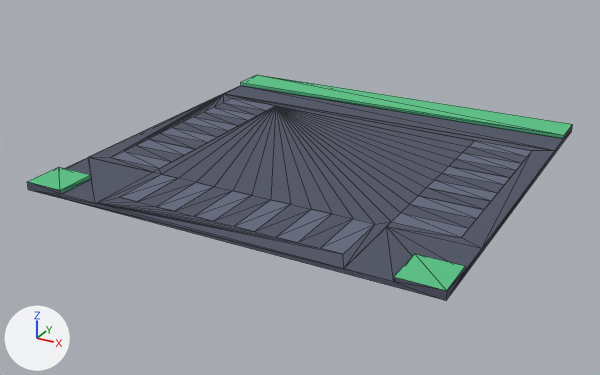
An edit to the glTF model kenney/city-kit-roads/road-intersection-path.glb, drawn before and after from the same camera.
One viewpoint serves both versions: a camera (50 mm lens) standing at (0.882, -1.726, 0.768) and looking at (-0.036, -0.058, -0.066). The lights are fixed; the arrows at lower left show +X, +Y and +Z. The older version comes first. Mesh edges are drawn as thin lines. Vertices at exactly the same position are counted once.

Script lines for the objects in view, before the commit:
```python
me_road_intersection_path = bpy.data.meshes.new('road-intersection-path')
me_road_intersection_path.from_pydata(...)  # 149 vertices, 204 faces; spans x -0.5..0.5, y -0.5..0.5, z 0.0..0.02
me_road_intersection_path.materials.append(mat_colormap)
ob_road_intersection_path = bpy.data.objects.new('road-intersection-path', me_road_intersection_path)
ob_road_intersection_path.location = (0.0, 0.0, 0.0)
```
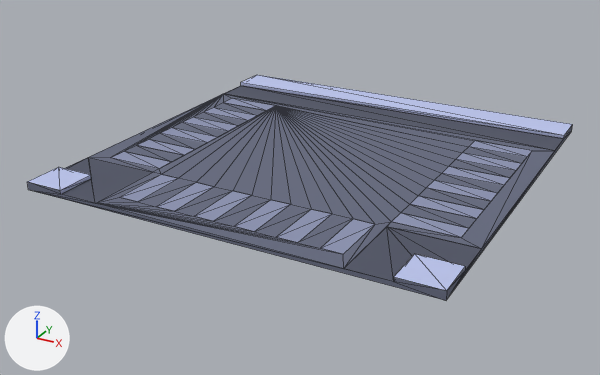
The change, as JSON lines over the scene's bpy script:
```json
{"block": "me_road_intersection_path", "where": "# used by ob_road_intersection_path; location = (0.0, 0.0, 0.0)"}
{"op": "remove", "block": "me_road_intersection_path", "code": "me_road_intersection_path.from_pydata(...)  # 149 vertices, 204 faces; spans x -0.5..0.5, y -0.5..0.5, z 0.0..0.02"}
{"op": "add", "block": "me_road_intersection_path", "code": "me_road_intersection_path.from_pydata(...)  # 181 vertices, 204 faces; spans x -0.5..0.5, y -0.5..0.5, z 0.0..0.02"}
{"block": "me_road_intersection_path", "change": "me_road_intersection_path part 1: the loose piece of 4 vertices spanning x -0.45..-0.3, y 0.025..0.075, z 0.01 is copied, and the copy is moved by (0.0, 0.2, 0.0); it spans x -0.45..-0.3, y 0.225..0.275, z 0.01"}
{"block": "me_road_intersection_path", "change": "me_road_intersection_path part 2: the loose piece of 4 vertices spanning x -0.45..-0.3, y 0.025..0.075, z 0.01 is copied, and the copy is moved by (0.0, 0.1, 0.0); it spans x -0.45..-0.3, y 0.125..0.175, z 0.01"}
{"block": "me_road_intersection_path", "change": "me_road_intersection_path part 3: the loose piece of 4 vertices spanning x 0.3..0.45, y 0.025..0.075, z 0.01 is copied, and the copy is moved by (0.0, 0.2, 0.0); it spans x 0.3..0.45, y 0.225..0.275, z 0.01"}
{"block": "me_road_intersection_path", "change": "me_road_intersection_path part 4: the loose piece of 4 vertices spanning x 0.3..0.45, y 0.025..0.075, z 0.01 is copied, and the copy is moved by (0.0, 0.1, 0.0); it spans x 0.3..0.45, y 0.125..0.175, z 0.01"}
{"block": "me_road_intersection_path", "change": "me_road_intersection_path part 5: the loose piece of 4 vertices spanning x -0.45..-0.3, y -0.075..-0.025, z 0.01 is copied, and the copy is moved by (0.0, -0.2, 0.0); it spans x -0.45..-0.3, y -0.275..-0.225, z 0.01"}
{"block": "me_road_intersection_path", "change": "me_road_intersection_path part 6: the loose piece of 4 vertices spanning x 0.3..0.45, y -0.075..-0.025, z 0.01 is copied, and the copy is moved by (0.0, -0.2, 0.0); it spans x 0.3..0.45, y -0.275..-0.225, z 0.01"}
{"block": "me_road_intersection_path", "change": "me_road_intersection_path part 7"}
{"block": "me_road_intersection_path", "change": "1 vertex is removed from x -0.5, y -0.3, z 0.01"}
{"block": "me_road_intersection_path", "change": "43 faces are deleted"}
{"block": "me_road_intersection_path", "change": "9 vertices are added at x -0.45..0.5, y -0.3..-0.175, z 0.01"}
{"block": "me_road_intersection_path", "change": "31 new faces join them"}
{"block": "me_road_intersection_path", "change": "me_road_intersection_path part 8: 151 kept faces spanning x -0.5..0.5, y -0.5..0.5, z 0.0..0.02 get new texture (UV) coordinates"}
```

Changed parts and their boxes [x1, y1, x2, y2] in the pictures (600 x 375 px; the box of a moved part takes in the faces that stretch with it):
```json
{"part": 1, "of": "me_road_intersection_path", "change": "added", "after": [224, 98, 274, 111]}
{"part": 2, "of": "me_road_intersection_path", "change": "added", "after": [204, 108, 257, 121]}
{"part": 3, "of": "me_road_intersection_path", "change": "added", "after": [469, 141, 532, 157], "on screen": "blue"}
{"part": 4, "of": "me_road_intersection_path", "change": "added", "after": [456, 153, 521, 170], "on screen": "blue"}
{"part": 5, "of": "me_road_intersection_path", "change": "added", "after": [111, 151, 171, 169], "on screen": "blue"}
{"part": 6, "of": "me_road_intersection_path", "change": "added", "after": [392, 213, 469, 238], "on screen": "blue"}
{"part": 7, "of": "me_road_intersection_path", "change": "moved or reshaped", "before": [89, 94, 554, 254], "after": [89, 94, 554, 254]}
{"part": 8, "of": "me_road_intersection_path", "change": "surface changed", "before": [27, 75, 573, 300], "after": [27, 75, 573, 300], "on screen": "lighter"}
```
